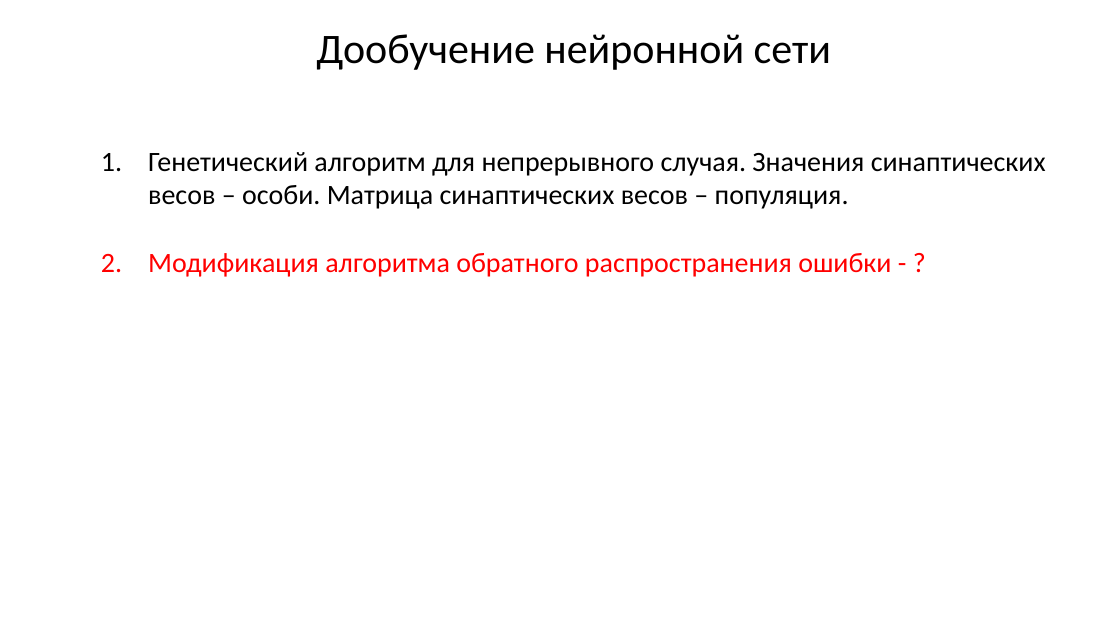
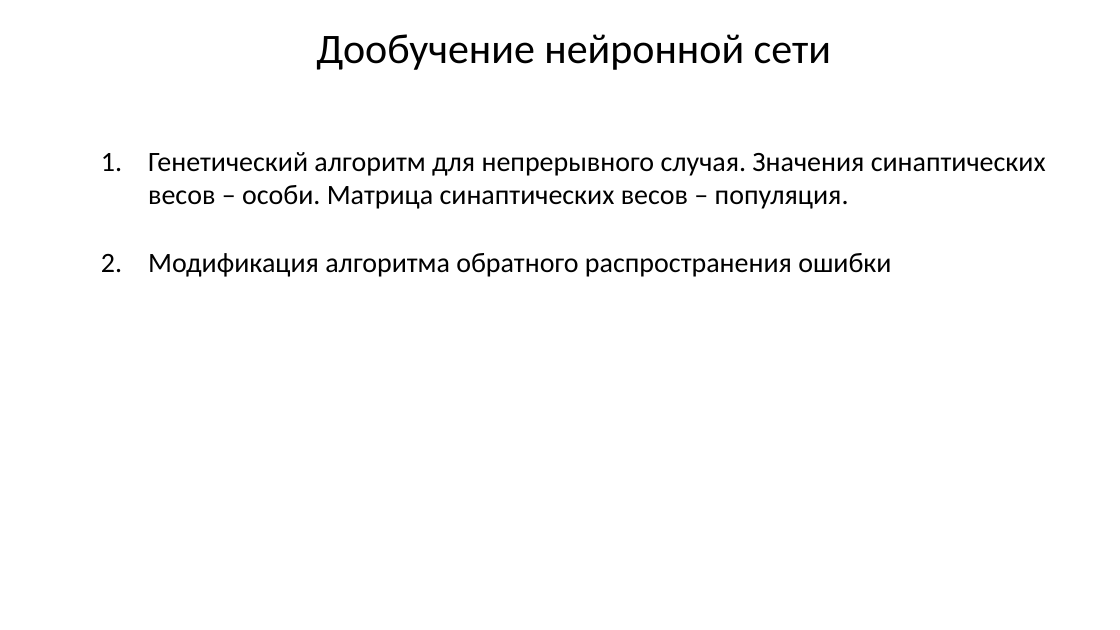
Before and after one commit to sevoster/hybrid-decision-making-system, a slide deck: slide 21 of docs/Синтетическая Презентация.pptx (slide 18 before the commit). Drawn at 1120x630 pixels with LibreOffice and Linux fonts; fonts in the diff are those of the drawing. Boxes give left, top, right and bottom in pixels: in the first picture for what was removed or moved away, otherwise in the second. Text is boxed around its words. In the diff, an @@ line names an element or a change of style, - is before the commit and + after.

```diff
--- a/docs/Синтетическая Презентация.pptx
+++ b/docs/Синтетическая Презентация.pptx
@@ text at (148, 253, 891, 277): text changed; text colour #FF0000 to #000000 @@
-2. Модификация алгоритма обратного распространения ошибки - ?
+2. Модификация алгоритма обратного распространения ошибки
```
Also in this commit, not shown: 14 other slides changed, 9 slides added, 6 slides removed, 8 other files.
